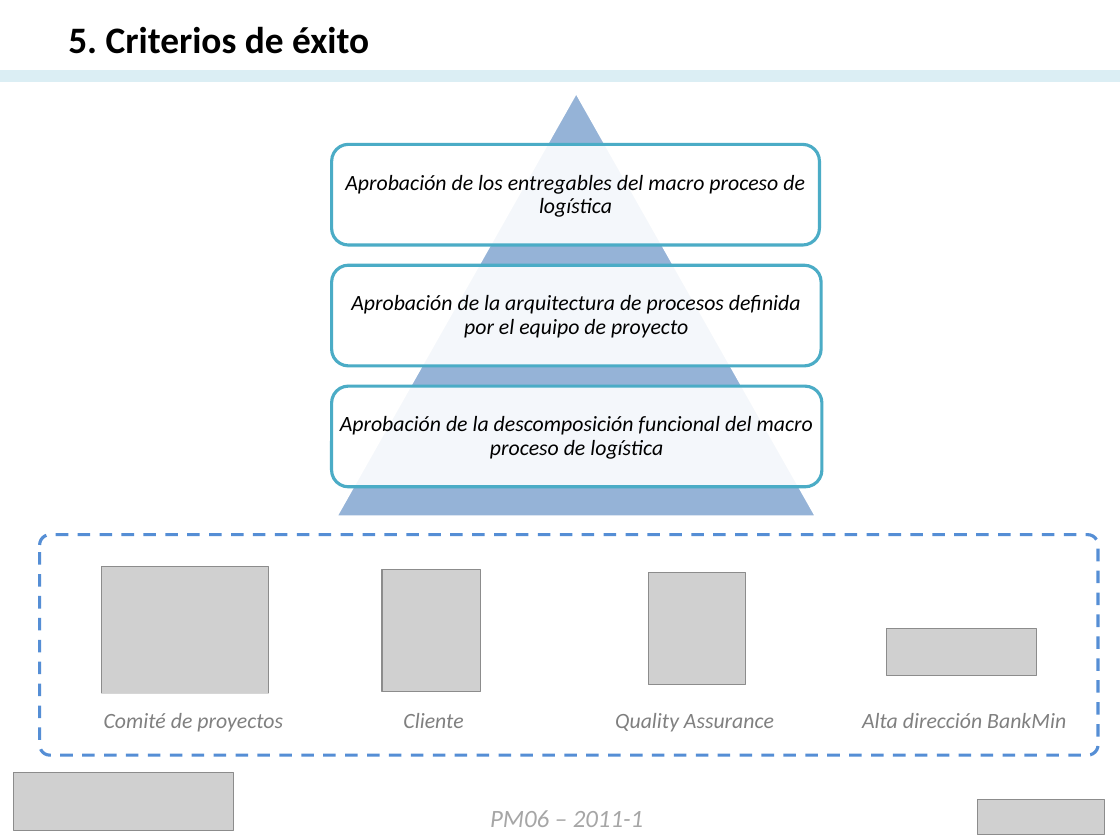
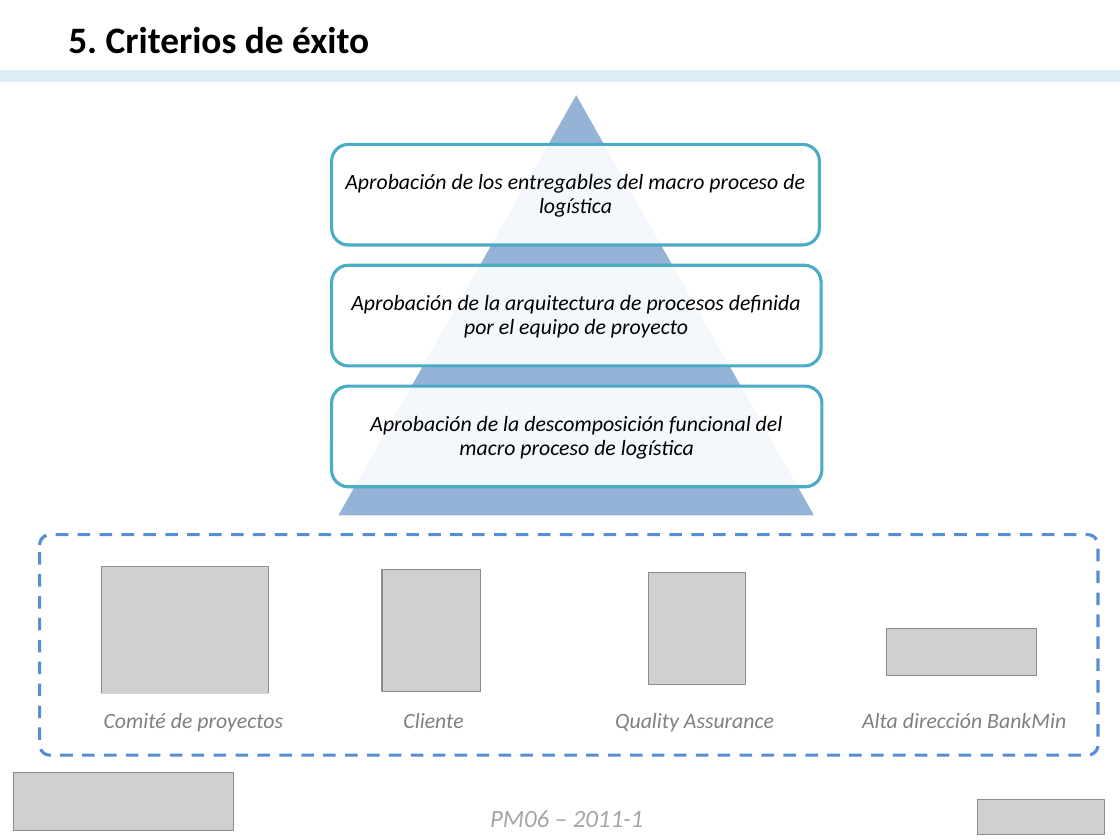
Before and after one commit to alexsistemas1020/logbankmin, a slide deck: slide 8 of MEMORIA PARCIAL/PPT/version_2.0.pptx. Drawn at 1120x840 pixels with LibreOffice and Linux fonts; fonts in the diff are those of the drawing; grey boxes stand for pictures. Boxes give left, top, right and bottom in pixels: in the first picture for what was removed or moved away, otherwise in the second. Text is boxed around its words. In the diff, an @@ line names an element or a change of style, - is before the commit and + after.

```diff
--- a/MEMORIA PARCIAL/PPT/version_2.0.pptx
+++ b/MEMORIA PARCIAL/PPT/version_2.0.pptx
@@ text "Aprobación de la descomposición funcional ..." rewrapped from bbox=[340, 416, 813, 459] to bbox=[370, 416, 783, 459] @@
```
Also in this commit, not shown: 5 other slides changed.
